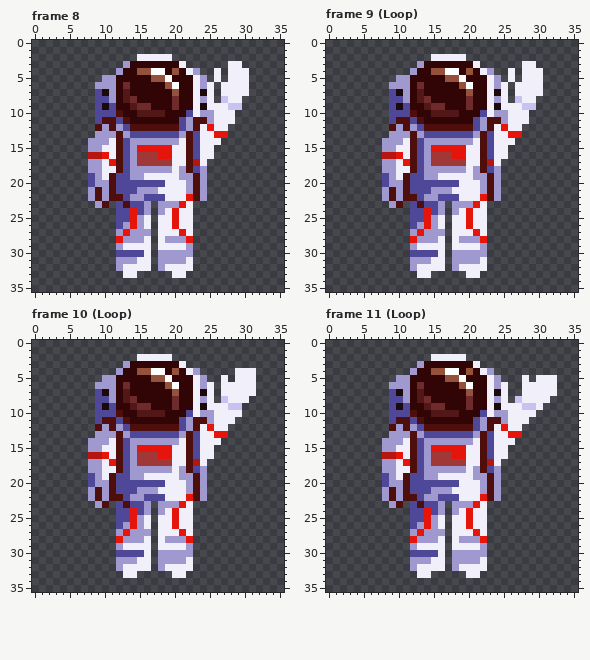
Pixel-art file: sketches/astronauts-in-space/design/astronauts.aseprite. The first picture shows the starting point.
36x36 pixels, 14 frames. Shown: frame 8, frame 9 (Loop), frame 10 (Loop), frame 11 (Loop). The commit also changed other frames, which this record leaves out.
New version:
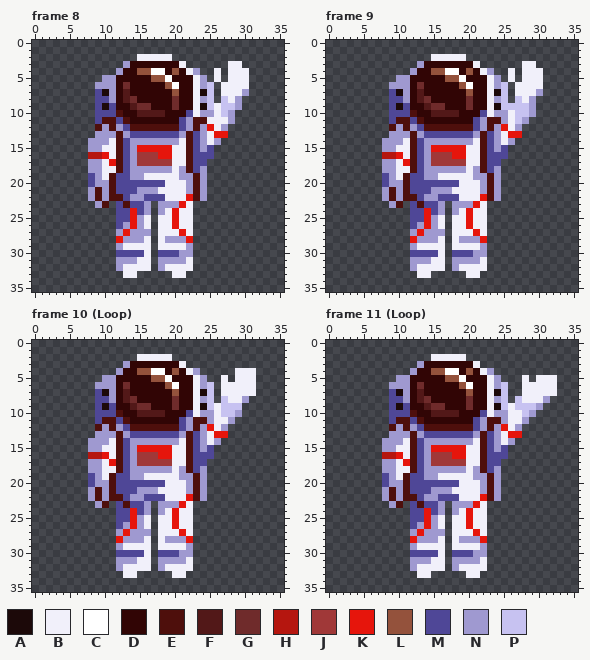
Palette (. is transparent): A #1c0909  B #f1f0fa  C #ffffff  D #310505  E #4e0f0c  F #521818  G #6f2b2b  H #b5160f  J #a03838  K #e6150c  L #94523c  M #4f4797  N #9f99d0  P #c7c2f1
What changed:
Frame 8, layer "Tiangong":
Colour N becomes colour B in row 11 at x 25.
Colour B becomes colour M in row 15 at x 25; in row 16 at x 24 to 25; in row 17 at x 24.
Colour H becomes colour M in row 17 at x 23.
Colour N becomes colour M in row 30 at x 18 to 20.
Colour B becomes colour N in row 7 at x 30; in row 8 at x 29; in rows 10 to 11 at x 28; in row 12 at x 24 and 27; in row 13 at x 24; in row 14 at x 24 and 26.
Colour B becomes colour N in row 15 at x 24.
Colour P becomes colour N in row 9 at x 29.
Colour B becomes colour P in rows 6 to 8 at x 25; in row 9 at x 25 and 27; in row 10 at x 27.
Frame 9, layer "Tiangong":
Colour B becomes colour M in row 15 at x 25; in row 16 at x 24 to 25; in row 17 at x 24.
Colour H becomes colour M in row 17 at x 23.
Colour N becomes colour M in row 30 at x 18 to 20.
The author put colour N in row 10 at x 29.
Colour B becomes colour N in row 7 at x 30; in row 8 at x 29; in row 11 at x 28; in row 12 at x 24 and 27; in row 13 at x 24; in row 14 at x 24 and 26.
Colour B becomes colour N in row 15 at x 24.
Colour P becomes colour N in row 9 at x 29.
Colour B becomes colour P in rows 6 to 8 at x 25; in row 9 at x 25 to 27; in row 10 at x 27 to 28; in row 11 at x 27.
Frame 10 (Loop), layer "Tiangong":
Colour B becomes colour M in row 15 at x 25; in row 16 at x 24 to 25; in row 17 at x 24.
Colour H becomes colour M in row 17 at x 23.
Colour N becomes colour M in row 30 at x 18 to 20.
Colour B becomes colour N in row 8 at x 30; in row 10 at x 29; in row 11 at x 28; in row 12 at x 24 and 27; in row 13 at x 24; in row 14 at x 24 and 26.
Colour B becomes colour N in row 15 at x 24.
Colour B becomes colour P in rows 6 to 8 at x 25; in row 9 at x 25 and 27; in row 10 at x 27 to 28.
Frame 11 (Loop), layer "Tiangong":
Colour B becomes colour M in row 15 at x 25; in row 16 at x 24 to 25; in row 17 at x 24.
Colour H becomes colour M in row 17 at x 23.
Colour N becomes colour M in row 30 at x 18 to 20.
Colour B becomes colour N in row 8 at x 31; in row 9 at x 30; in row 10 at x 29; in row 11 at x 28; in row 12 at x 24 and 27; in row 13 at x 24.
Colour B becomes colour N in row 14 at x 24 and 26; in row 15 at x 24.
Colour B becomes colour P in rows 6 to 8 at x 25; in row 9 at x 25 and 27; in row 10 at x 28.
Where, in picture pixels (left, top, right, bottom), the same in both pictures:
changed: (193, 82, 249, 166)
changed: (158, 250, 179, 257)
changed: (487, 82, 543, 166)
changed: (452, 250, 473, 257)
changed: (193, 382, 249, 466)
changed: (158, 550, 179, 557)
changed: (487, 382, 550, 466)
changed: (452, 550, 473, 557)
